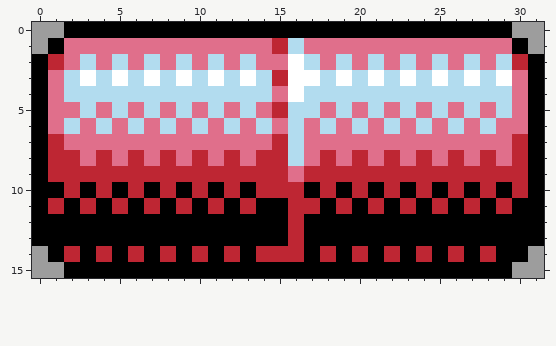
Two versions of one pixel-art sprite, breakout/sprites/brick.png. The first picture shows the starting point.
The file is 32x16 pixels.
Once edited:
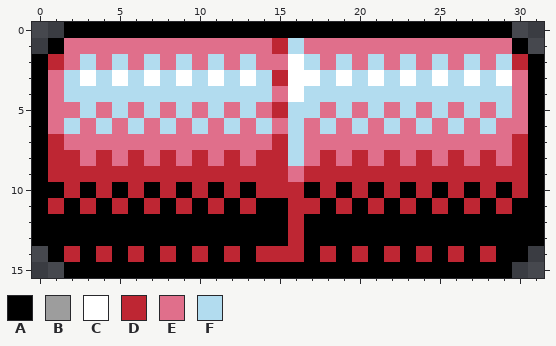
Palette (. is transparent): A #000000  B #9d9d9d  C #ffffff  D #be2633  E #e06f8b  F #b2dcef
Change:
@@ x 0..31 @@
- 0 BBAAAAAAAAAAAAAAAAAAAAAAAAAAAABB
- 1 BAEEEEEEEEEEEEEDFEEEEEEEEEEEEEAB
+ 0 ..AAAAAAAAAAAAAAAAAAAAAAAAAAAA..
+ 1 .AEEEEEEEEEEEEEDFEEEEEEEEEEEEEA.
  2 ADEFEFEFEFEFEFEECFEFEFEFEFEFEFDA
@@ x 0..31 @@
 13 AAAAAAAAAAAAAAAADAAAAAAAAAAAAAAA
-14 BADADADADADADADDDADADADADADADAAB
-15 BBAAAAAAAAAAAAAAAAAAAAAAAAAAAABB
+14 .ADADADADADADADDDADADADADADADAA.
+15 ..AAAAAAAAAAAAAAAAAAAAAAAAAAAA..
Changed places in both pictures, as pixel boxes (x1, y1, x2, y2):
erased: (32, 22, 64, 54)
erased: (512, 22, 544, 54)
erased: (32, 246, 64, 278)
erased: (512, 246, 544, 278)
